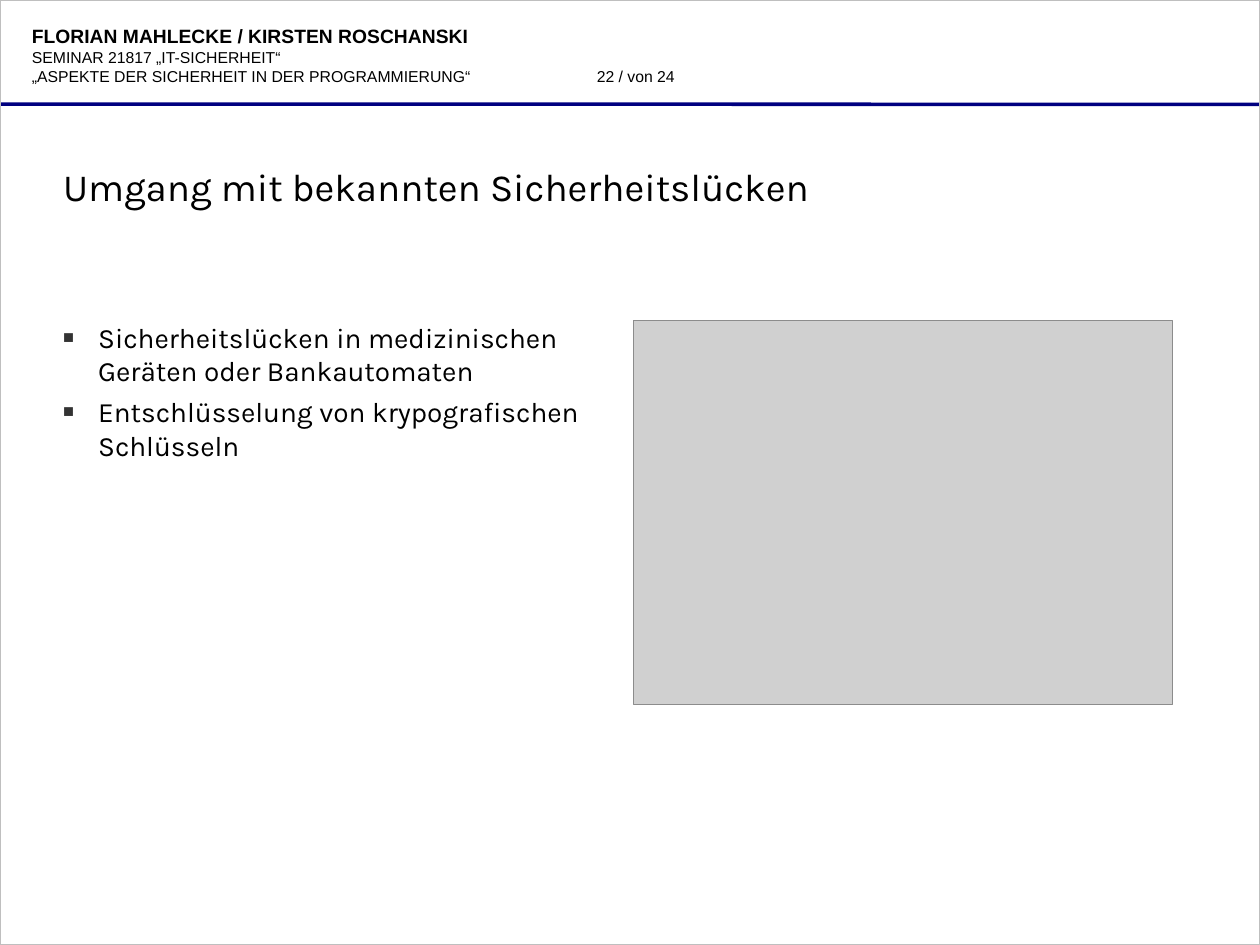
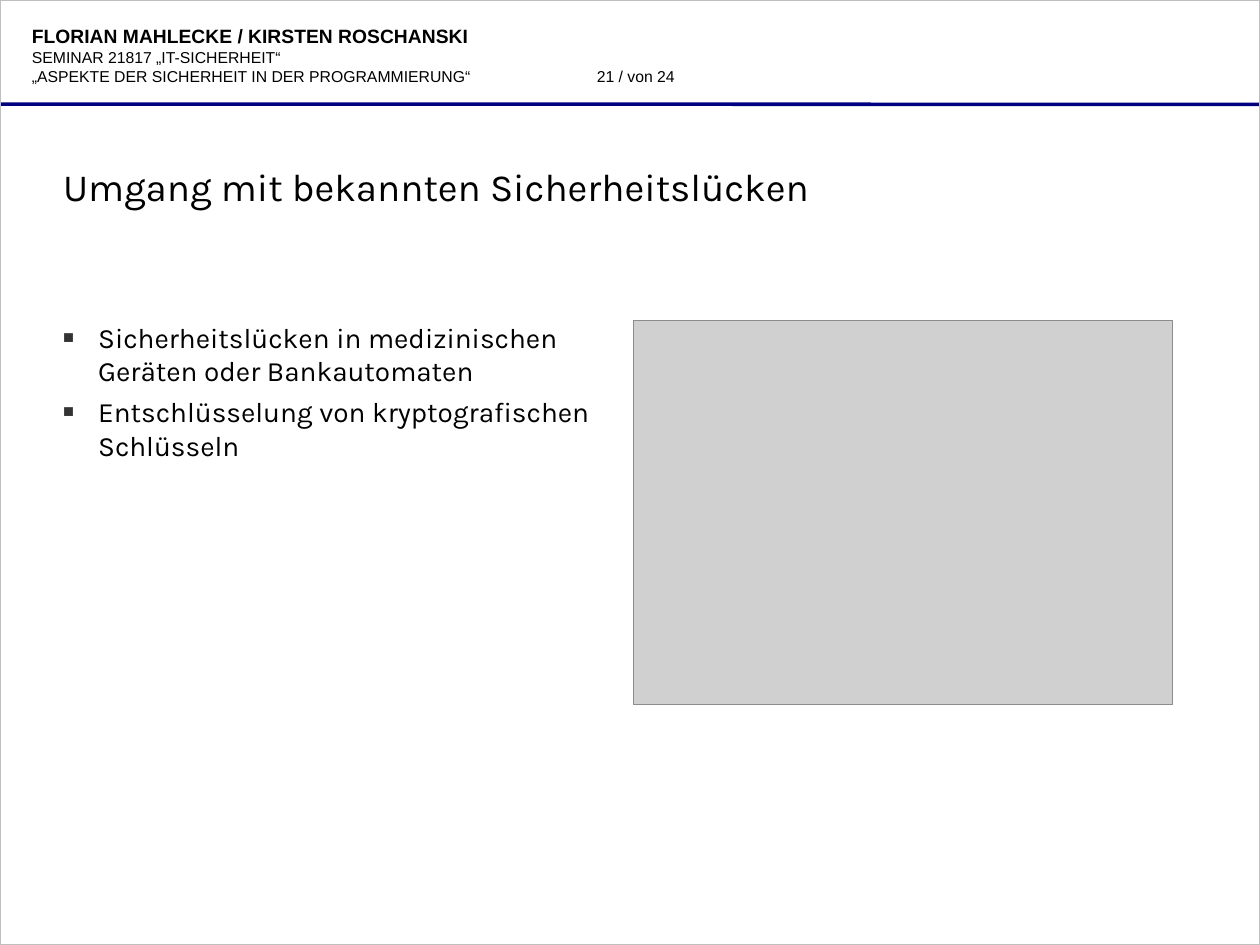
Before and after one commit to katgirl/FernUni, a slide deck: slide 21 of praesentation/21817-folien-9053522,8632014-roschanski,mahlecke-aspekte_der_sicheren_programmierung.odp (slide 22 before the commit). Drawn at 1260x945 pixels with LibreOffice and Linux fonts; fonts in the diff are those of the drawing; grey boxes stand for pictures; background and template pictures are left out. Boxes give left, top, right and bottom in pixels: in the first picture for what was removed or moved away, otherwise in the second. Text is boxed around its words. In the diff, an @@ line names an element or a change of style, - is before the commit and + after.

```diff
--- a/praesentation/21817-folien-9053522,8632014-roschanski,mahlecke-aspekte_der_sicheren_programmierung.odp
+++ b/praesentation/21817-folien-9053522,8632014-roschanski,mahlecke-aspekte_der_sicheren_programmierung.odp
@@ page number at (597,71,675,82): text changed @@
-22 / von 24
+21 / von 24
@@ text at (98,402,589,457): text changed @@
-■ Entschlüsselung von krypografischen Schlüsseln
+■ Entschlüsselung von kryptografischen Schlüsseln
```
Also in this commit, not shown: 9 other slides changed, 1 slide removed, 4 other files.
